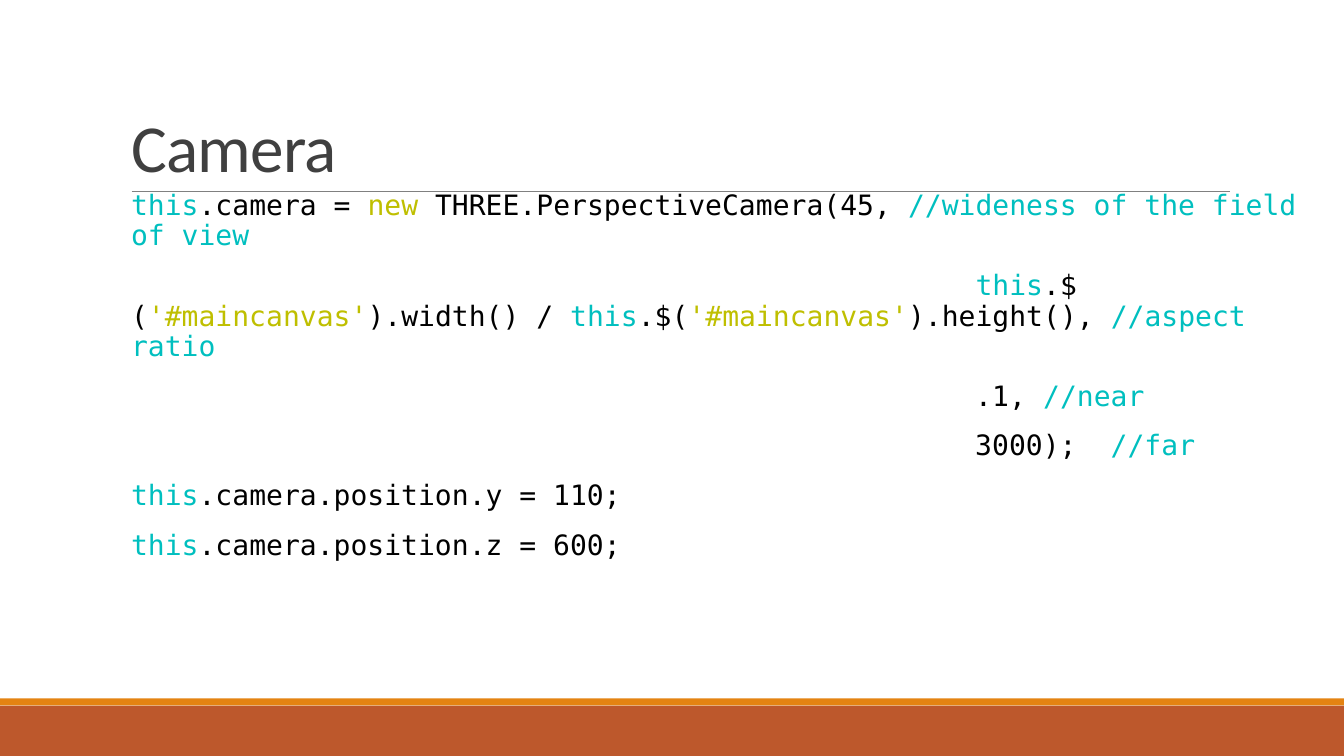
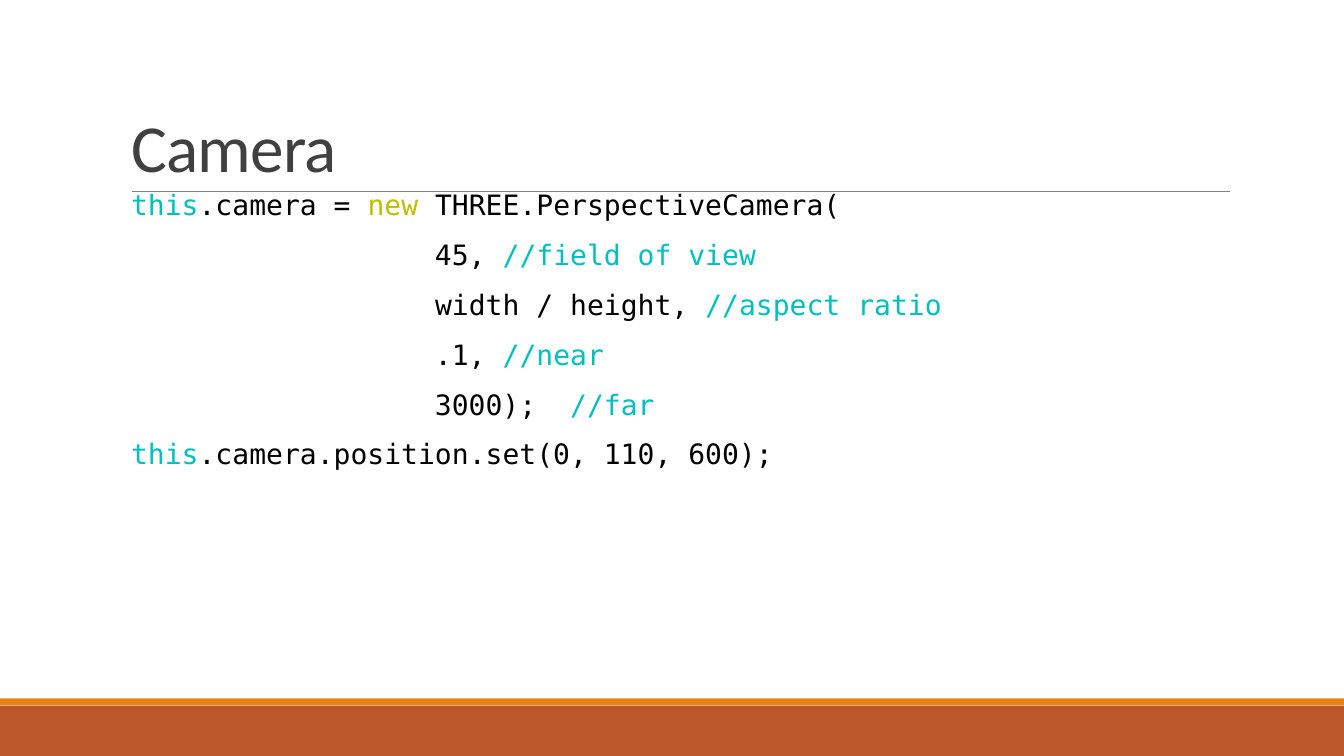
Before and after one commit to nburana/html5demo, a slide deck: slide 11 of notes/demo.pptx. Drawn at 1344x756 pixels with LibreOffice and Linux fonts; fonts in the diff are those of the drawing. Boxes give left, top, right and bottom in pixels: in the first picture for what was removed or moved away, otherwise in the second. Text is boxed around its words. In the diff, an @@ line names an element or a change of style, - is before the commit and + after.

Commit message:
Updated the powerpoint

```diff
--- a/notes/demo.pptx
+++ b/notes/demo.pptx
@@ text at bbox=[131, 193, 941, 321]: text changed @@
-  this.camera = new THREE.PerspectiveCamera(45, //wideness of the field of view
-  this.$('#maincanvas').width() / this.$('#maincanvas').height(), //aspect ratio
+  this.camera = new THREE.PerspectiveCamera(
+  45, //field of view
+  width / height, //aspect ratio
@@ text at bbox=[131, 442, 772, 470]: text changed @@
-  this.camera.position.y = 110;
-  this.camera.position.z = 600;
+  this.camera.position.set(0, 110, 600);
```
Also in this commit, not shown: 2 other slides changed, 1 slide added, 1 other file.
